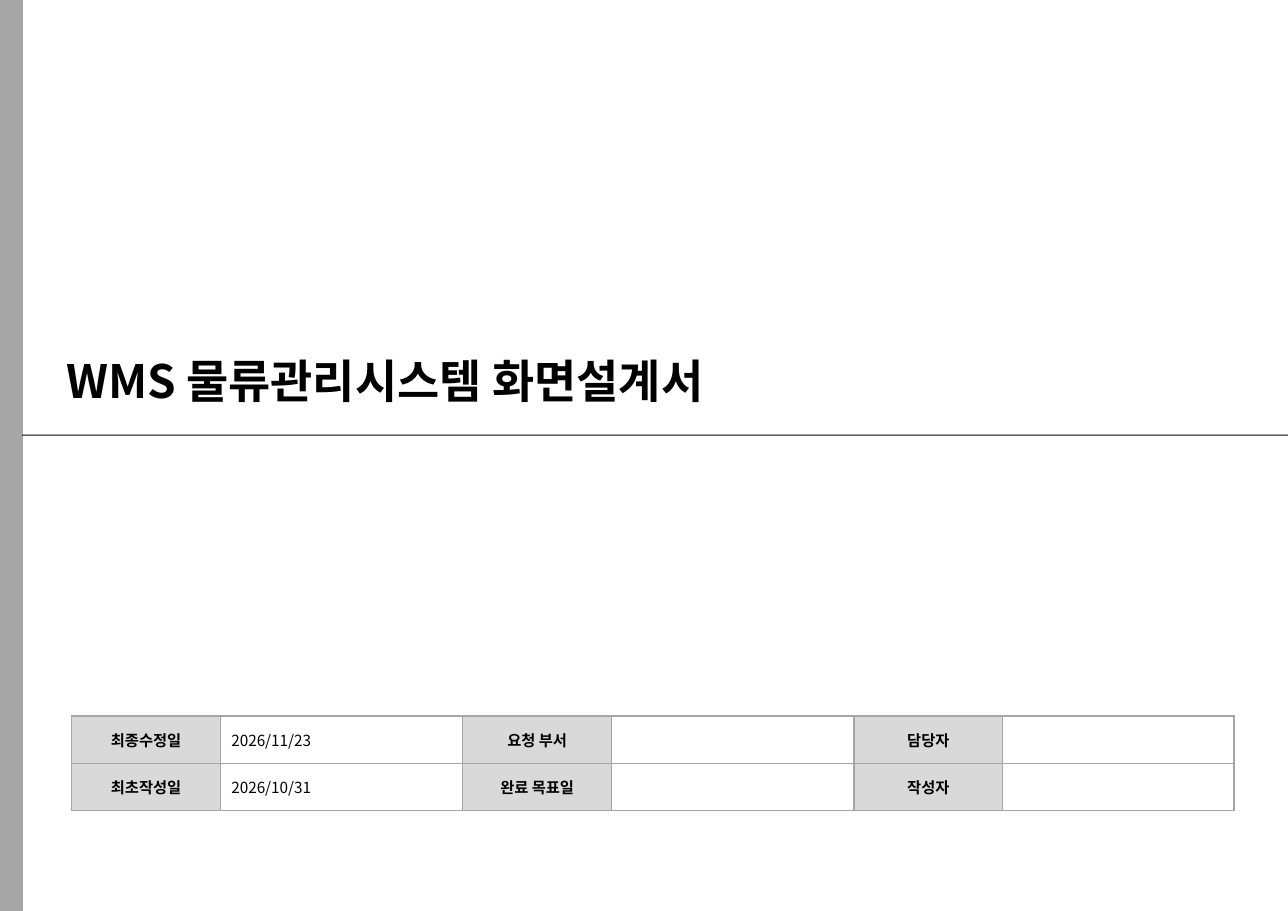
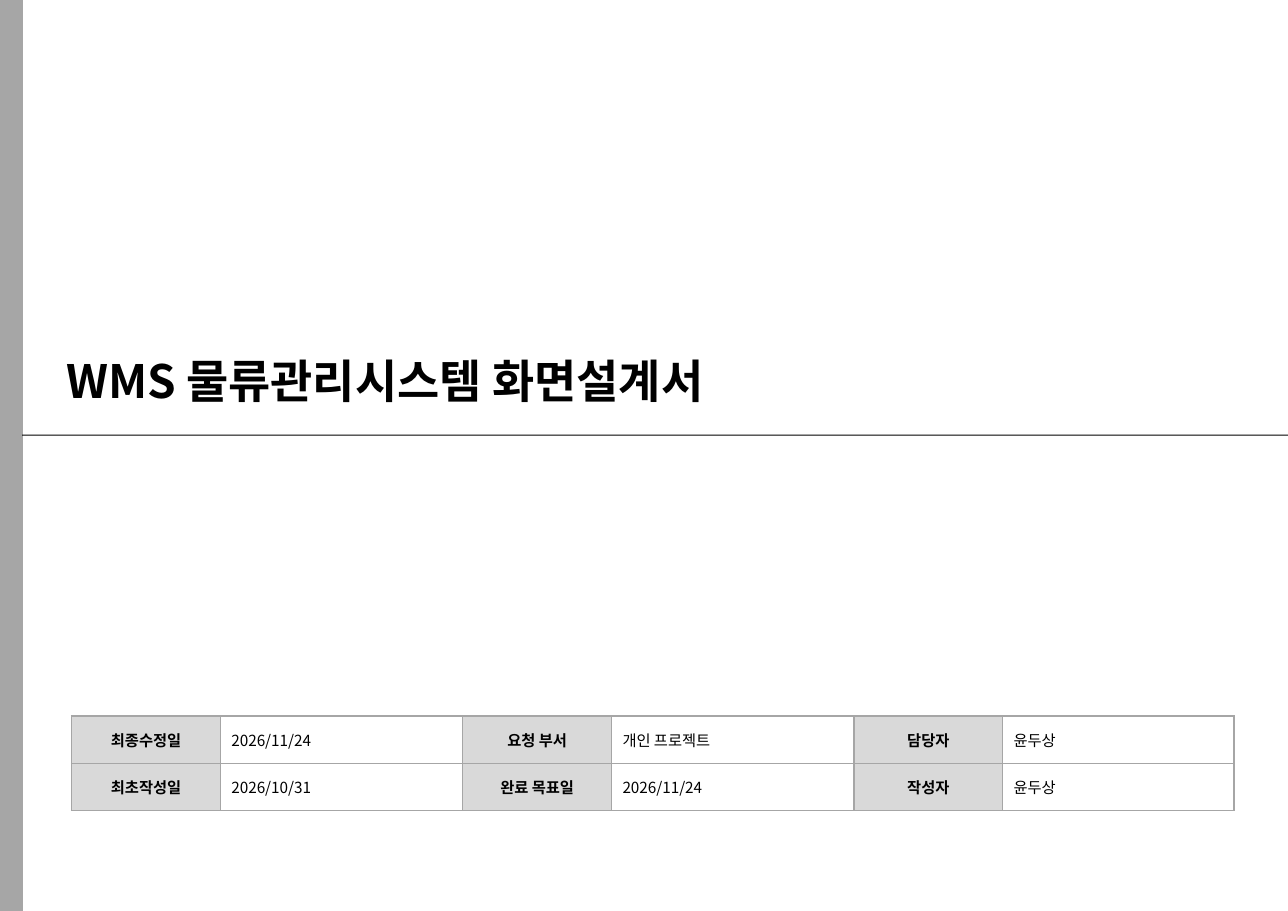
Before and after one commit to mikoman80-miko/Logistics-Project, a slide deck: slide 1 of docs/WMS_화면설계서_v2.0.pptx. Drawn at 1288x911 pixels with LibreOffice and Linux fonts; fonts in the diff are those of the drawing. Boxes give left, top, right and bottom in pixels: in the first picture for what was removed or moved away, otherwise in the second. Text is boxed around its words. In the diff, an @@ line names an element or a change of style, - is before the commit and + after.

```diff
--- a/docs/WMS_화면설계서_v2.0.pptx
+++ b/docs/WMS_화면설계서_v2.0.pptx
@@ table at box(72, 716, 1234, 826) @@
-row 1: 최종수정일 | 2026/11/23 | 요청 부서 |  | 담당자 | 
+row 1: 최종수정일 | 2026/11/24 | 요청 부서 | 개인 프로젝트 | 담당자 | 윤두상
-row 2, column 4: 
+row 2, column 4: 2026/11/24
-row 2, column 6: 
+row 2, column 6: 윤두상
```
